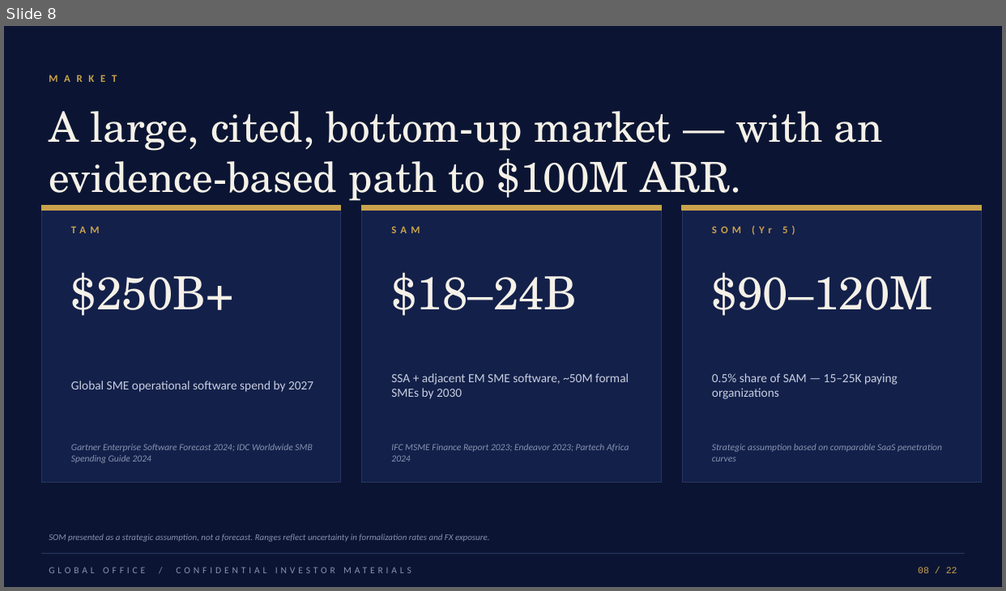
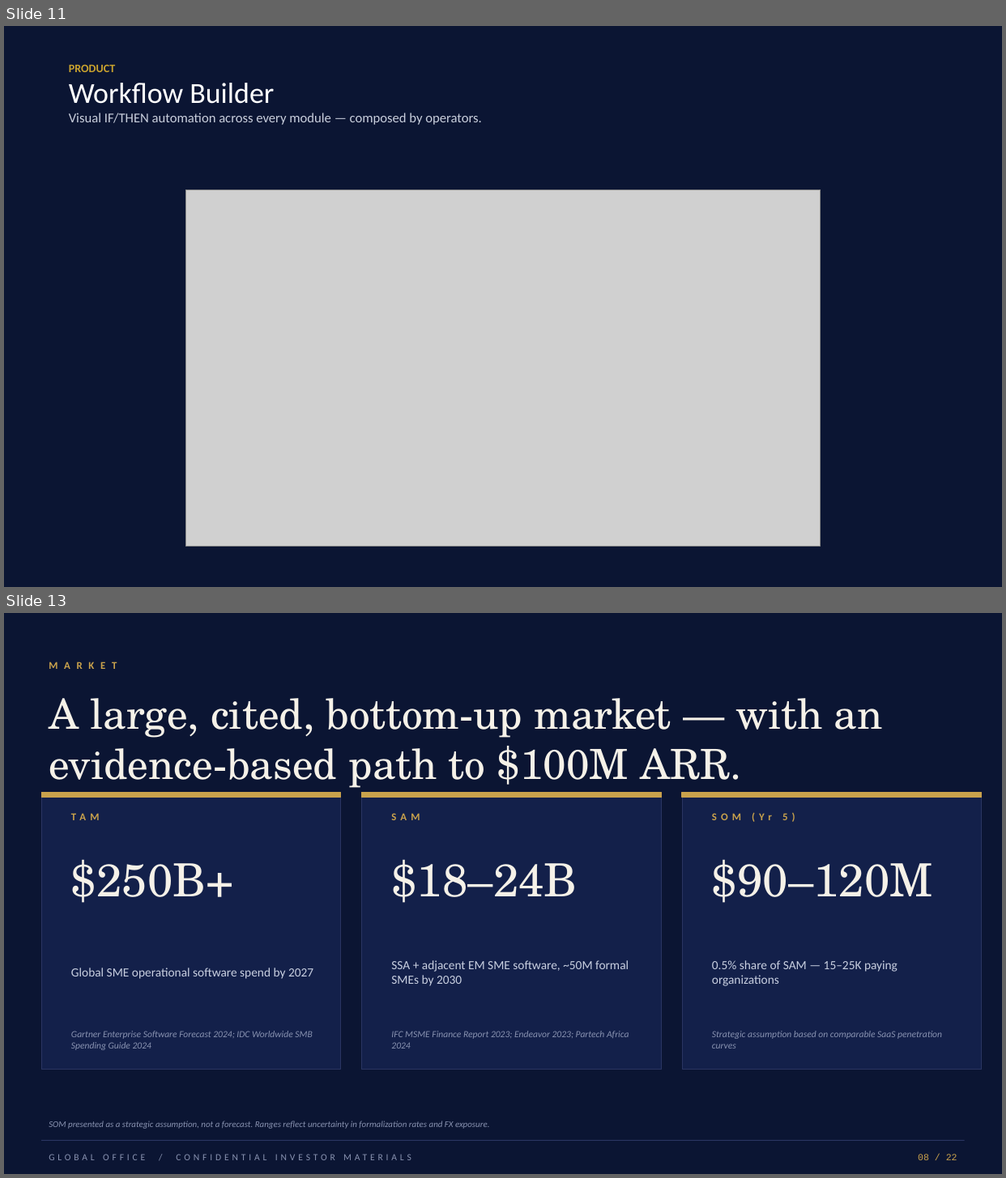
Before and after one commit to Brunny2023/intelligent-office, a slide deck: public/investor-pack/Global-Office-Investor-Deck.pptx. Shown one above the other, each under a label of ours: slide 8 before the commit, slides 11 and 13 after it; the slides between them are not shown. The pictures are 1006x591 and 1006x1178 pixels, drawn with LibreOffice and Linux fonts; fonts in the diff are those of the drawing; grey boxes stand for pictures. Boxes give left, top, right and bottom in pixels: in the first picture for what was removed or moved away, otherwise in the second. Text is boxed around its words. In the diff, an @@ line names an element or a change of style, - is before the commit and + after.

```diff
--- a/public/investor-pack/Global-Office-Investor-Deck.pptx
+++ b/public/investor-pack/Global-Office-Investor-Deck.pptx
@@ slide 11 added at (x1=4, y1=26, x2=1002, y2=587), background #0B1533 @@
@@ text added at (x1=69, y1=64, x2=481, y2=125), 13 pt, text #C8CEDC @@
+PRODUCT
+Workflow Builder
+Visual IF/THEN automation across every module — composed by operators.
@@ picture added at (x1=186, y1=190, x2=820, y2=547) @@
@@ what was slide 8 is now slide 13 @@
```
Also in this commit, not shown: 4 other slides added.
